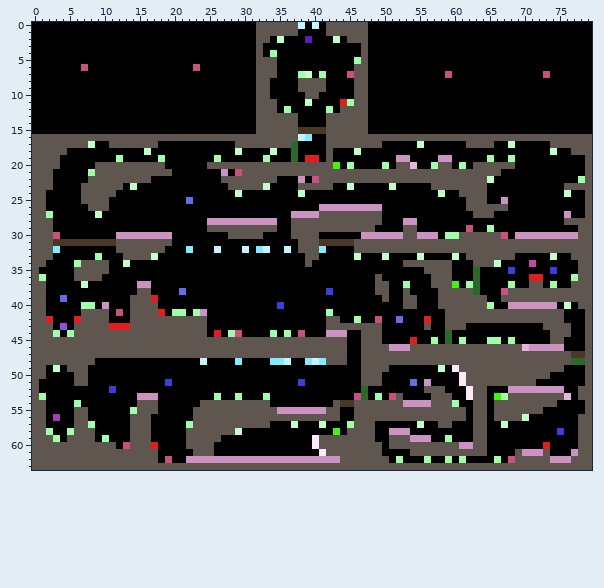
Pixel-art file, stored at Levels.ase. The first picture shows the starting point.
80x64 pixels, 1 frame.
The result:
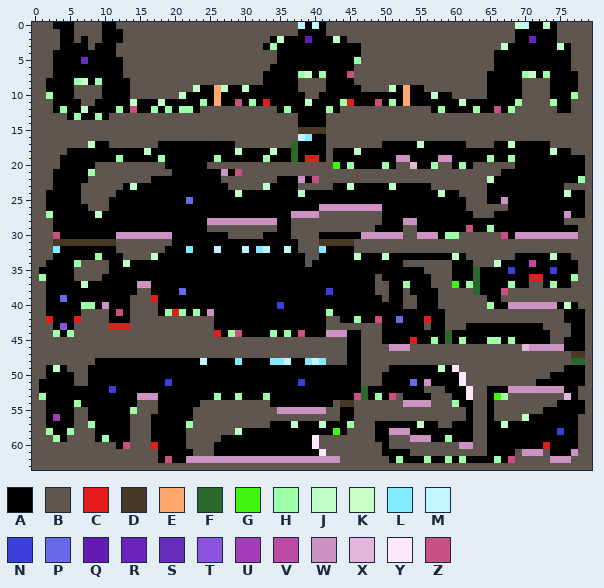
Palette (. is transparent): A #000000  B #5f574f  C #e31c1c  D #493826  E #ffa76d  F #2c6829  G #40f60d  H #9fffa9  J #c1ffc8  K #c9ffc4  L #83ebff  M #c1f5ff  N #3b3fda  P #676be8  Q #621bb5  R #6a23ba  S #652dba  T #8953df  U #a53db9  V #be4aa8  W #cc92c1  X #e3b5db  Y #ffe7fa  Z #cb5082
Edits made:
@@ x 0..79 @@
- 0 AAAAAAAAAAAAAAAAAAAAAAAAAAAAAAAABBBBBBMAMABBBBBBAAAAAAAAAAAAAAAAAAAAAAAAAAAAAAAA
- 1 AAAAAAAAAAAAAAAAAAAAAAAAAAAAAAAABBBBBBAAAABBBBBBAAAAAAAAAAAAAAAAAAAAAAAAAAAAAAAA
- 2 AAAAAAAAAAAAAAAAAAAAAAAAAAAAAAAABBAJAAAQAAAJABBBAAAAAAAAAAAAAAAAAAAAAAAAAAAAAAAA
- 3 AAAAAAAAAAAAAAAAAAAAAAAAAAAAAAAABAAAAAAAAAAAAAABAAAAAAAAAAAAAAAAAAAAAAAAAAAAAAAA
- 4 AAAAAAAAAAAAAAAAAAAAAAAAAAAAAAAABAHAAAAAAAAAAAABAAAAAAAAAAAAAAAAAAAAAAAAAAAAAAAA
- 5 AAAAAAAAAAAAAAAAAAAAAAAAAAAAAAAABBBAAAAAAAAAAAHBAAAAAAAAAAAAAAAAAAAAAAAAAAAAAAAA
- 6 AAAAAAAZAAAAAAAAAAAAAAAZAAAAAAAABBBAAAAAAAAAAABBAAAAAAAAAAAAAAAAAAAAAAAAAAAAAAAA
- 7 AAAAAAAAAAAAAAAAAAAAAAAAAAAAAAAABBBAAAHKAHAAAZBBAAAAAAAAAAAZAAAAAAAAAAAAAZAAAAAA
- 8 AAAAAAAAAAAAAAAAAAAAAAAAAAAAAAAABBAAAABBBBAAAABBAAAAAAAAAAAAAAAAAAAAAAAAAAAAAAAA
- 9 AAAAAAAAAAAAAAAAAAAAAAAAAAAAAAAABBAAAABBBBAAAABBAAAAAAAAAAAAAAAAAAAAAAAAAAAAAAAA
-10 AAAAAAAAAAAAAAAAAAAAAAAAAAAAAAAABBAAAAABBAAAAABBAAAAAAAAAAAAAAAAAAAAAAAAAAAAAAAA
-11 AAAAAAAAAAAAAAAAAAAAAAAAAAAAAAAABBBAAAAJAAAACHBBAAAAAAAAAAAAAAAAAAAAAAAAAAAAAAAA
-12 AAAAAAAAAAAAAAAAAAAAAAAAAAAAAAAABBBAHAAAAAHABBBBAAAAAAAAAAAAAAAAAAAAAAAAAAAAAAAA
-13 AAAAAAAAAAAAAAAAAAAAAAAAAAAAAAAABBBBBBAAAABBBBBBAAAAAAAAAAAAAAAAAAAAAAAAAAAAAAAA
-14 AAAAAAAAAAAAAAAAAAAAAAAAAAAAAAAABBBBBBAAAABBBBBBAAAAAAAAAAAAAAAAAAAAAAAAAAAAAAAA
-15 AAAAAAAAAAAAAAAAAAAAAAAAAAAAAAAABBBBBBDDDDBBBBBBAAAAAAAAAAAAAAAAAAAAAAAAAAAAAAAA
+ 0 BBBAAABBBBAABBBBBBBBBBBBBBBBBBBBBBBBBBMAMABBBBBBBBBBBBBBBBBBBBBBBBBBBJMAAJABBBBB
+ 1 BBBBAABBBBAAABBBBBBBBBBBBBBBBBBBBBBBBBAAAABBBBBBBBBBBBBBBBBBBBBBBBBBBAAAAAABBBBB
+ 2 BBBBAABABBAAABBBBBBBBBBBBBBBBBBBBBAJAAAQAAAJABBBBBBBBBBBBBBBBBBBBBBBBAARAAABBBBB
+ 3 BBBBAAAABAAABBBBBBBBBBBBBBBBBBBBBAHAAAAAAAAAAAABBBBBBBBBBBBBBBBBBBBJAAAAAAAJABBB
+ 4 BBBAAAAAAAAABBBBBBBBBBBBBBBBBBBBBBBAAAAAAAAAAAABBBBBBBBBBBBBBBBBBBAAAAAAAAAAABBB
+ 5 BBBAAAASAAAAABBBBBBBBBBBBBBBBBBBBBBAAAAAAAAAAAHBBBBBBBBBBBBBBBBBBBAAAAAAAAAAABBB
+ 6 BBBAAAAAAAAAABBBBBBBBBBBBBBBBBBBBBAAAAAAAAAAAABBBBBBBBBBBBBBBBBBBBAAAAAAAAAAABBB
+ 7 BBBAAAAAAAAAABBBBBBBBBBBBBBBBBBBBAAAAAHKAHAAAZBBBBBBBBBBBBBBBBBBBAAAAAHKAHAAAABB
+ 8 BBAAAAHKAHAAAABBBBBBBBBBBBBBBBBBBAAAAABBBBAAAABBBBBBBBBBBBBBBBBBBAAAAABBBBAAAABB
+ 9 BBAAAABBBBAAAABBBBBBBBBJAAEJAAJAAAAAAABBBBAAAAABBBBJAEAABBBBBBBBBAAAAABBBBAAAABB
+10 BBHAAABBBBAAAABBBBBBBJAAAAEAAAAAAAAAAAABBAAAAAAAAAAAAEAAAJAABBBBBAAAAABBBBAAAHBB
+11 BBBAAAABBAAAAAJAAAJAAAAAHAEAAZAHACAAAAAJAAAAHCAAAZAHAEAAAAAAAJAAAAAAAHBBBBHAABBB
+12 BBBAHAAJAAAAHAZAAHAHAHHABBBBBBBBBBBAHAAAAAHABBBBBBBBBBBBBAHAAAAHAAZAHBBBBBBAABBB
+13 BBBBBAHAAHABBBBBBBBBBBBBBBBBBBBBBBBBBBAAAABBBBBBBBBBBBBBBBBBBBBBBBBBBBBBBBBBBBBB
+14 BBBBBBBBBBBBBBBBBBBBBBBBBBBBBBBBBBBBBBAAAABBBBBBBBBBBBBBBBBBBBBBBBBBBBBBBBBBBBBB
+15 BBBBBBBBBBBBBBBBBBBBBBBBBBBBBBBBBBBBBBDDDDBBBBBBBBBBBBBBBBBBBBBBBBBBBBBBBBBBBBBB
 16 BBBBBBBBBBBBBBBBBBBBBBBBBBBBBBBBBBBBBBMLAABBBBBBBBBBBBBBBBBBBBBBBBBBBBBBBBBBBBBB
@@ x 53..57 @@
 32 BBBBB
-33 AAJAA
+33 AAAAA
 34 BBBBB
@@ x 16..27 @@
 40 BBAAAAAAAAAA
-41 BBCAHHAHWAAA
-42 BBBBBBBBBAAA
-43 BBBBBBBBBAAA
-44 BBBBBBBBBACA
+41 BBAHCHAHAWAA
+42 BBBBBBBBBBAA
+43 BBBBBBBBBBAA
+44 BBBBBBBBBBCA
 45 BBBBBBBBBBBB
